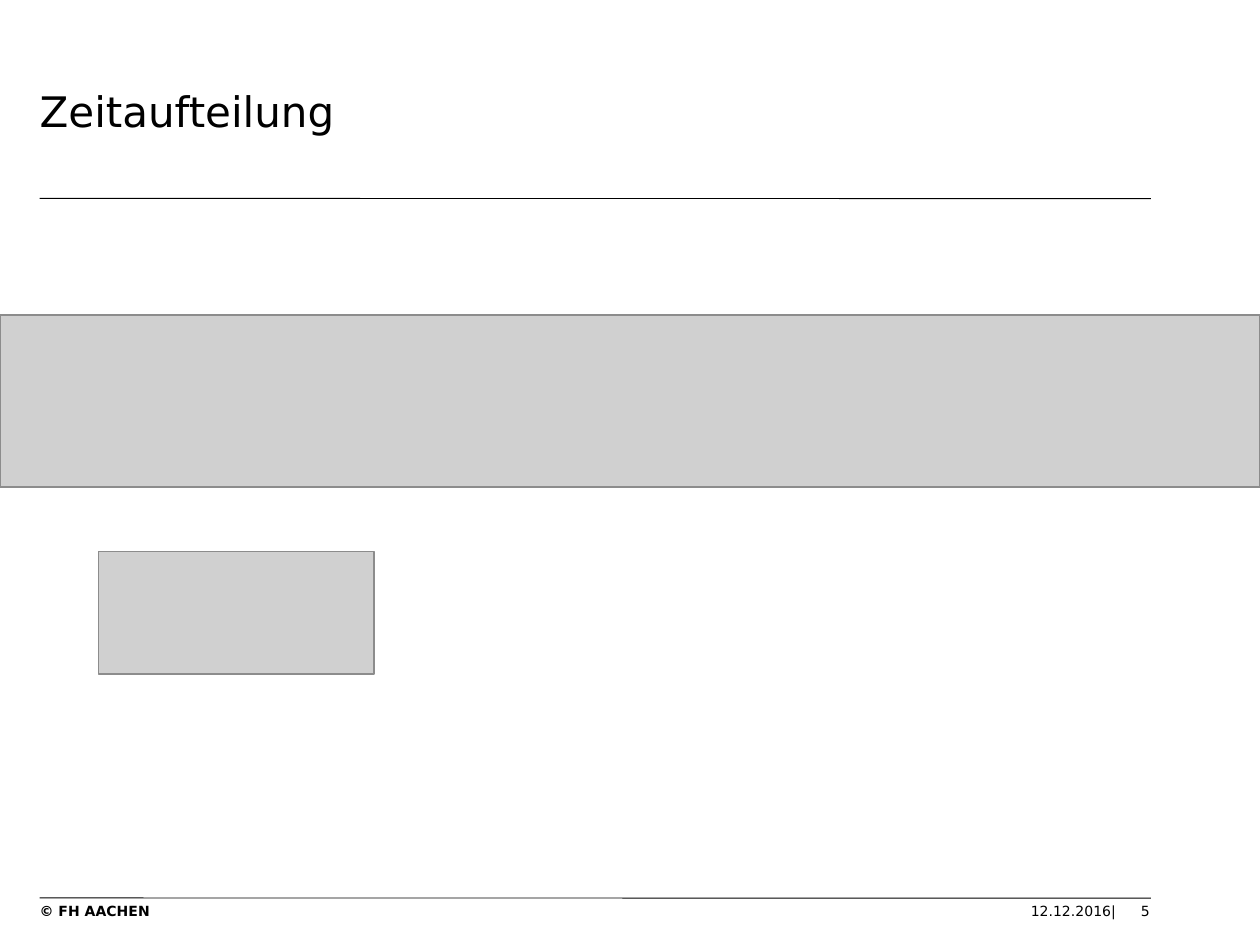
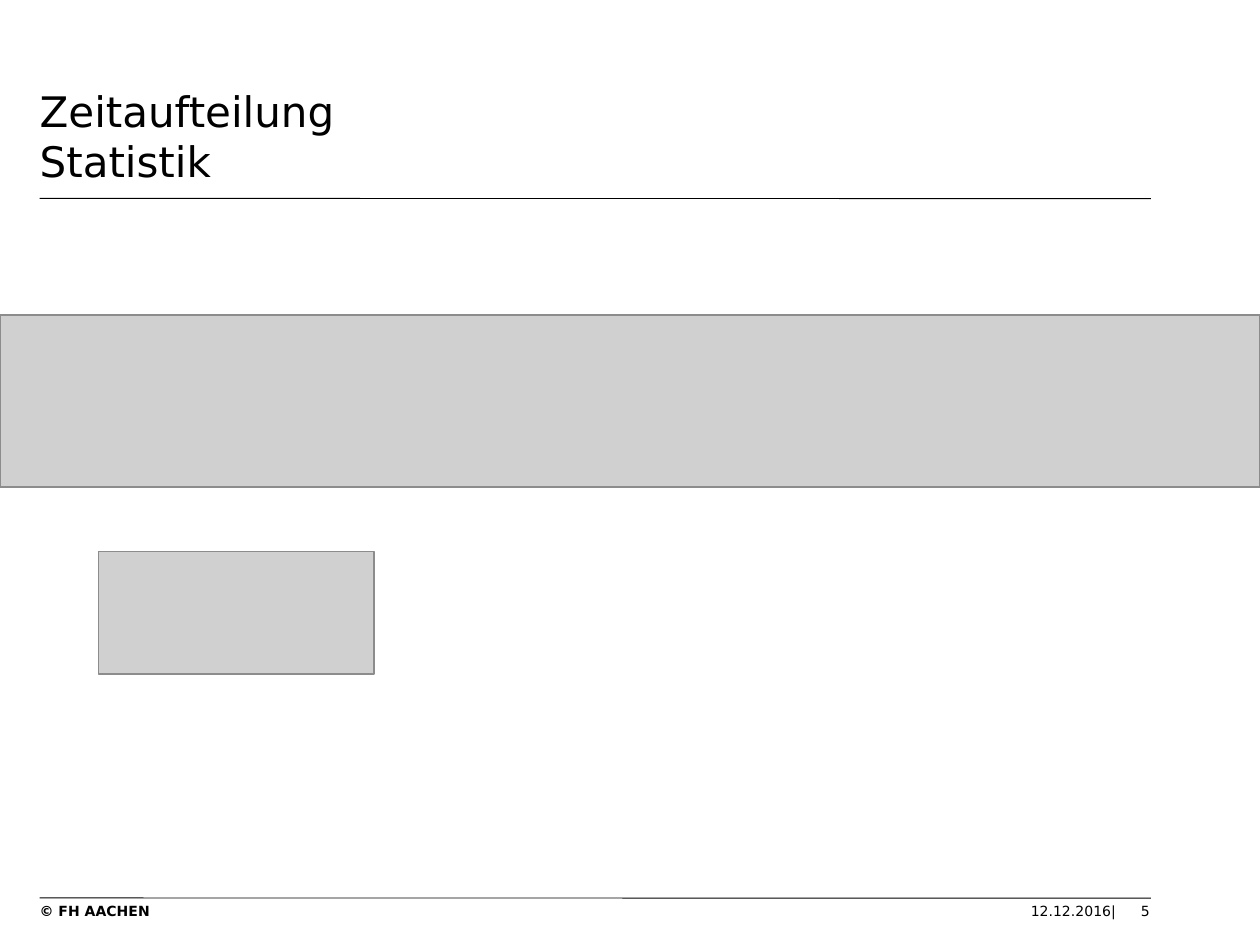
Before and after one commit to thomasgor/swe, a slide deck: slide 5 of Dokumente/Coaching/2016-12-14/2016-12-14 Rollentätigkeit Matthias Maus.pptx. Drawn at 1260x945 pixels with LibreOffice and Linux fonts; fonts in the diff are those of the drawing; grey boxes stand for pictures; background and template pictures are left out. Boxes give left, top, right and bottom in pixels: in the first picture for what was removed or moved away, otherwise in the second. Text is boxed around its words. In the diff, an @@ line names an element or a change of style, - is before the commit and + after.

```diff
--- a/Dokumente/Coaching/2016-12-14/2016-12-14 Rollentätigkeit Matthias Maus.pptx
+++ b/Dokumente/Coaching/2016-12-14/2016-12-14 Rollentätigkeit Matthias Maus.pptx
@@ title at (40, 95, 335, 178): text changed @@
-Zeitaufteilung
+Zeitaufteilung
+Statistik
```
Also in this commit, not shown: 3 other slides changed, 3 other files.
